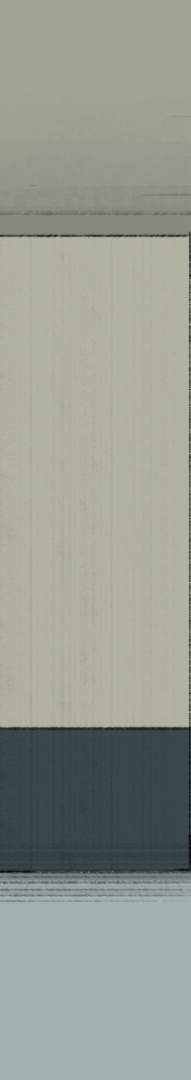
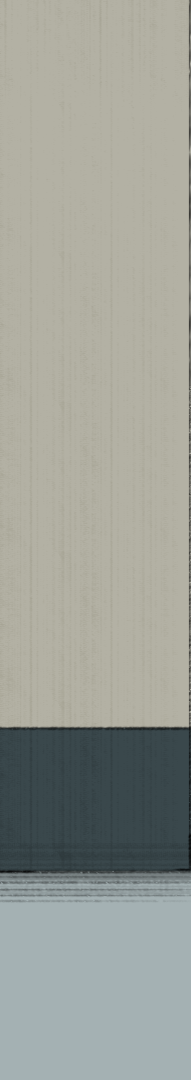
Two versions of the same layered image (191x1080). Layer-by-layer changes:
painted on "图层 95" over [0,0,191,384]
hid group "组 1" (4 layers) over [0,0,191,280]
